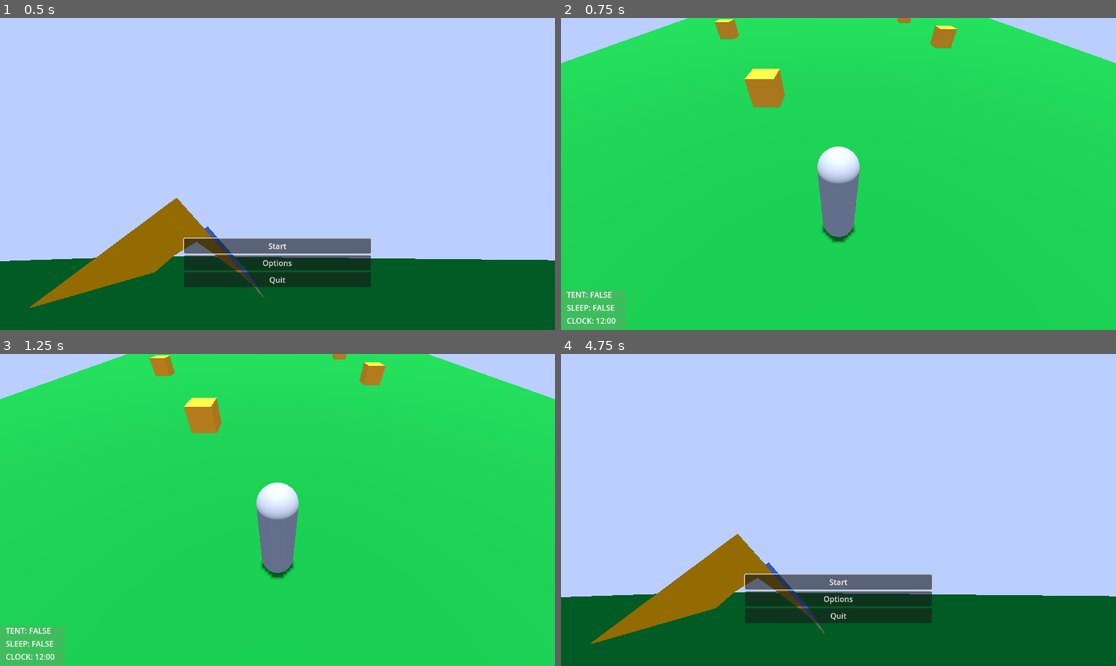
Above: before the commit, frames 1-4 (two rows, left to right).
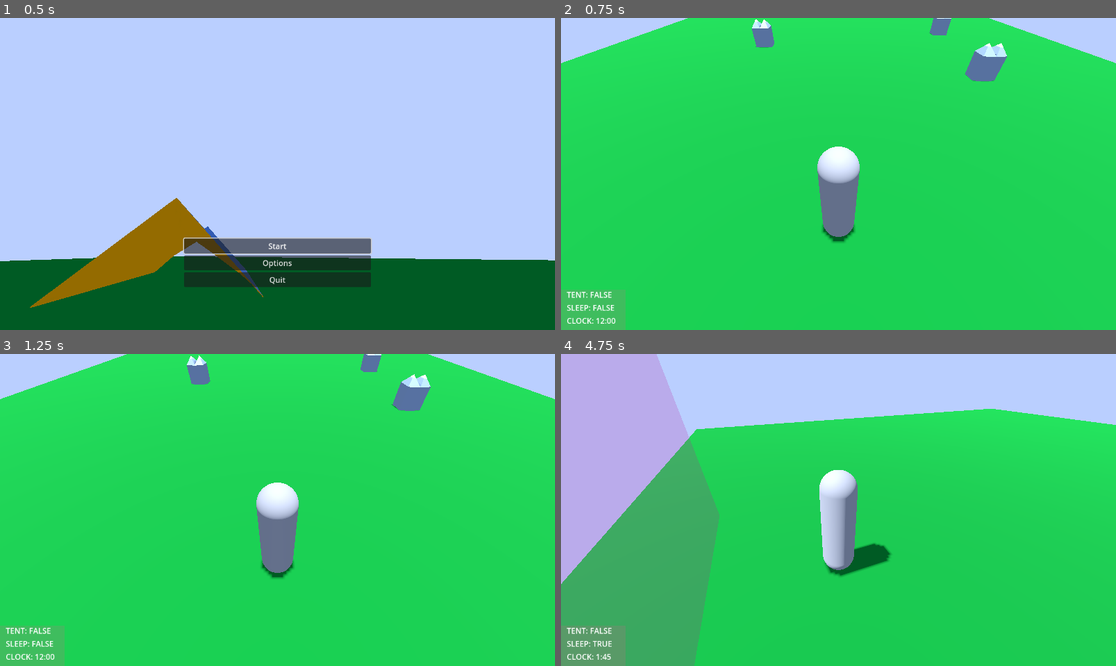
Above: after the commit, the same moments.

Repository: Wake1st/CritterCamper
Game: Godot game, scene res://levels/game_manager.tscn
Same seed, same stepped clock (60 frames per second), same inputs: the game is played once before the commit and once after it.
Inputs (mouse positions are in pixels of both pictures, inside the frame that each line leads up to):
- Up to frame 1 (0.5 s): no input
- Up to frame 2 (0.75 s): click "Start" at 0.5 s
- Up to frame 3 (1.25 s): no input
- Up to frame 4 (4.75 s): move the mouse to (960, 494) at 1.27 s; hold D (right) 1.28-2 s; tap E (action) at 1.35, 4.35 s; click "Start" at 2 s; move the mouse to (727, 525) at 2.77 s; hold S (backward) 2.78-3.53 s; tap Z (sleep) at 2.85 s; move the mouse to (894, 441) at 3.52 s; hold D (right) 3.53-4.28 s; tap Q (undo_action) at 3.6 s; move the mouse to (810, 572) at 4.27 s; hold W (forward) from 4.28 s (still down)

Frame 1 is identical in both runs. In frame 2, 2.3% of the frame differs, in the area x 27-81%, y 0-29%; in frame 3, 2.1%; in frame 4, 83%, in the area x 0-100%, y 0-100%.

Commit message:
init - critter mesh

Diff:
--- a/critter.tscn
+++ /dev/null
@@ -1,22 +0,0 @@
-[gd_scene load_steps=5 format=3 uid="uid://kc8plv763vr8"]
-
-[ext_resource type="Script" path="res://critter.gd" id="1_e4ffa"]
-
-[sub_resource type="BoxMesh" id="BoxMesh_xj7c6"]
-
-[sub_resource type="StandardMaterial3D" id="StandardMaterial3D_7oyln"]
-albedo_color = Color(0.901961, 0.580392, 0.12549, 1)
-
-[sub_resource type="BoxShape3D" id="BoxShape3D_b284j"]
-
-[node name="critter" type="CharacterBody3D"]
-script = ExtResource("1_e4ffa")
-
-[node name="MeshInstance3D" type="MeshInstance3D" parent="."]
-transform = Transform3D(1, 0, 0, 0, 1, 0, 0, 0, 1, 0, 0.5, 0)
-mesh = SubResource("BoxMesh_xj7c6")
-surface_material_override/0 = SubResource("StandardMaterial3D_7oyln")
-
-[node name="CollisionShape3D" type="CollisionShape3D" parent="."]
-transform = Transform3D(1, 0, 0, 0, 1, 0, 0, 0, 1, 0, 0.5, 0)
-shape = SubResource("BoxShape3D_b284j")
--- /dev/null
+++ b/critter/critter.tscn
@@ -0,0 +1,16 @@
+[gd_scene load_steps=4 format=3]
+
+[ext_resource type="Script" path="res://critter/critter.gd" id="1_e4ffa"]
+[ext_resource type="PackedScene" uid="uid://bebbe8jlupwhx" path="res://critter/critter.glb" id="2_tbucm"]
+
+[sub_resource type="BoxShape3D" id="BoxShape3D_b284j"]
+
+[node name="critter" type="CharacterBody3D"]
+script = ExtResource("1_e4ffa")
+
+[node name="critter" parent="." instance=ExtResource("2_tbucm")]
+transform = Transform3D(-2.18557e-08, 0, 0.5, 0, 0.5, 0, -0.5, 0, -2.18557e-08, 0, 0.5, 0)
+
+[node name="CollisionShape3D" type="CollisionShape3D" parent="."]
+transform = Transform3D(1, 0, 0, 0, 1, 0, 0, 0, 1, 0, 0.5, 0)
+shape = SubResource("BoxShape3D_b284j")
--- a/levels/01_verdant_slopes.tscn
+++ b/levels/01_verdant_slopes.tscn
@@ -1,14 +1,14 @@
-[gd_scene load_steps=10 format=3 uid="uid://cr1t47p6gtx6l"]
+[gd_scene load_steps=10 format=3 uid="uid://djnlnuu22dofm"]
 
 [ext_resource type="Script" path="res://levels/01_verdant_slopes.gd" id="1_aevsk"]
 [ext_resource type="PackedScene" uid="uid://btekk4skkt6cm" path="res://camp_ground.tscn" id="1_dosqa"]
 [ext_resource type="PackedScene" uid="uid://b5bboklyil8t1" path="res://player/player.tscn" id="2_y3av3"]
 [ext_resource type="Script" path="res://building/BuildManager.gd" id="5_3wca5"]
 [ext_resource type="PackedScene" uid="uid://dgba7pf3blkj" path="res://entry.tscn" id="5_76kv4"]
-[ext_resource type="PackedScene" uid="uid://bsigtaboy2luy" path="res://sky.tscn" id="6_tueyb"]
+[ext_resource type="PackedScene" path="res://sky.tscn" id="6_tueyb"]
 [ext_resource type="Script" path="res://levels/clock.gd" id="7_bx4t5"]
 [ext_resource type="Script" path="res://levels/alarm.gd" id="8_x7f7x"]
-[ext_resource type="PackedScene" uid="uid://kc8plv763vr8" path="res://critter.tscn" id="9_5cl00"]
+[ext_resource type="PackedScene" path="res://critter/critter.tscn" id="9_4cxjr"]
 
 [node name="01_VerdantSlopes" type="Node3D"]
 process_mode = 1
@@ -37,21 +37,14 @@
 [node name="Alarm" type="Timer" parent="."]
 script = ExtResource("8_x7f7x")
 
-[node name="critter" parent="." instance=ExtResource("9_5cl00")]
-transform = Transform3D(1, 0, 0, 0, 1, 0, 0, 0, 1, -7.89643, 0, -5.58595)
-motion_mode = 1
+[node name="critter" parent="." instance=ExtResource("9_4cxjr")]
+transform = Transform3D(1, 0, 0, 0, 1, 0, 0, 0, 1, -4.74576, 0, -3.44824)
 
-[node name="critter2" parent="." instance=ExtResource("9_5cl00")]
-transform = Transform3D(1, 0, 0, 0, 1, 0, 0, 0, 1, -2.61382, 0, 4.72806)
-motion_mode = 1
+[node name="critter2" parent="." instance=ExtResource("9_4cxjr")]
+transform = Transform3D(1, 0, 0, 0, 1, 0, 0, 0, 1, 6.73208, 0, 2.35844)
 
-[node name="critter3" parent="." instance=ExtResource("9_5cl00")]
-transform = Transform3D(1, 0, 0, 0, 1, 0, 0, 0, 1, 6.91932, 0, -3.34896)
-motion_mode = 1
-
-[node name="critter4" parent="." instance=ExtResource("9_5cl00")]
-transform = Transform3D(1, 0, 0, 0, 1, 0, 0, 0, 1, 6.19206, 0, -11.3132)
-motion_mode = 1
+[node name="critter3" parent="." instance=ExtResource("9_4cxjr")]
+transform = Transform3D(1, 0, 0, 0, 1, 0, 0, 0, 1, 7.89252, 0, -6.66817)
 
 [connection signal="placed_item" from="Player/BuildPoint" to="BuildManager" method="_on_build_point_placed_item"]
 [connection signal="removed_item" from="Player/BuildPoint" to="BuildManager" method="_on_build_point_removed_item"]
Renamed: critter.gd -> critter/critter.gd
Binary file added: critter/critter.glb
Not shown, added: critter/critter.glb.import
Binary file added: critter/critter_Material Base Color.png
Not shown, added: critter/critter_Material Base Color.png.import
